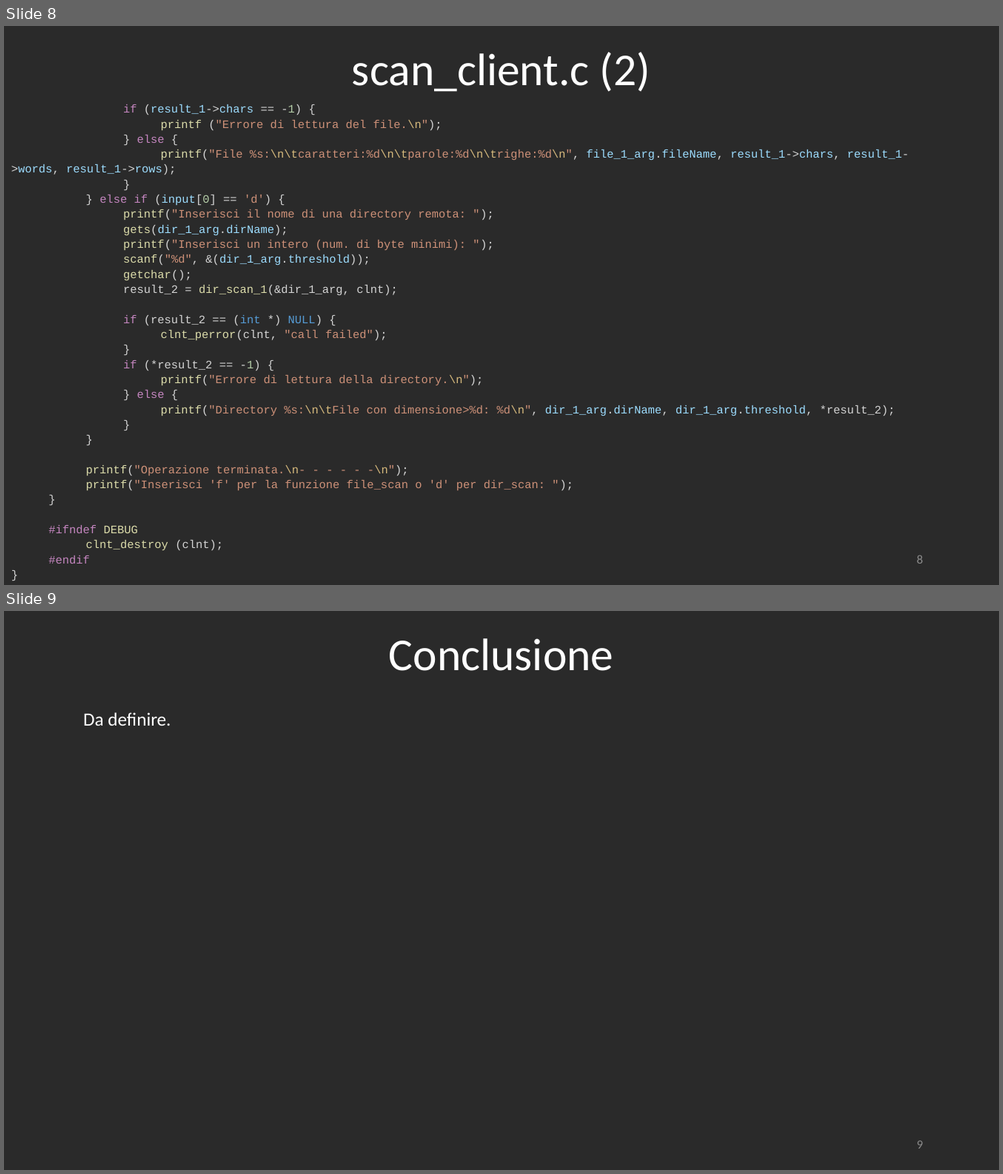
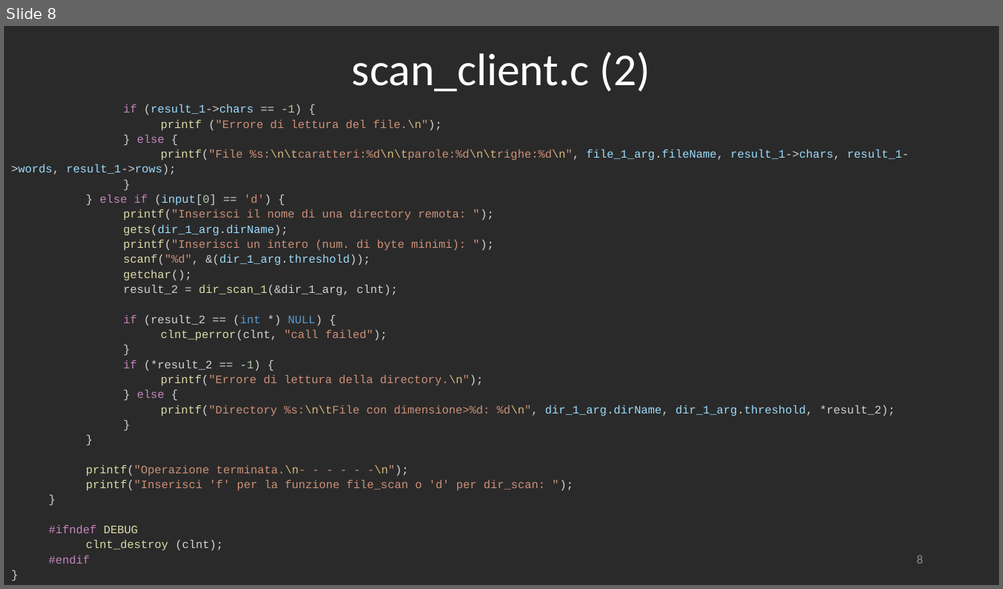
Before and after one commit to RetiCalc-Unibo/progetto8, a slide deck: Presentazione.pptx. Shown one above the other, each under a label of ours: slides 8 and 9 before the commit, slide 8 after it. The pictures are 1003x1174 and 1003x589 pixels, drawn with LibreOffice and Linux fonts; fonts in the diff are those of the drawing. Boxes give left, top, right and bottom in pixels: in the first picture for what was removed or moved away, otherwise in the second. Text is boxed around its words. In the diff, an @@ line names an element or a change of style, - is before the commit and + after.

Commit message:
Mancherebbe la conclusione, ma è finita

```diff
--- a/Presentazione.pptx
+++ b/Presentazione.pptx
@@ slide 9 removed at bbox=[4, 611, 999, 1170], background #2A2A2A @@
@@ title removed at bbox=[389, 638, 614, 671] @@
-Conclusione
@@ text removed at bbox=[83, 712, 170, 726] @@
-Da definire.
@@ page number removed at bbox=[916, 1141, 922, 1149] @@
-9
```
Also in this commit, not shown: 5 slides changed, 1 other file.
